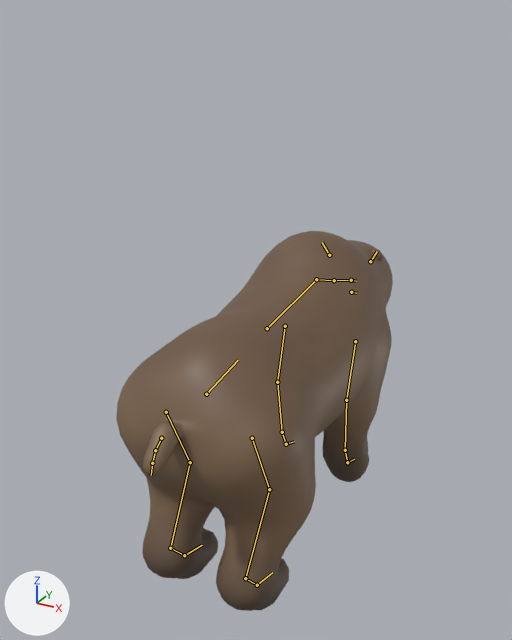
The glTF model game/assets/animals/bear.glb as it was, and as the next commit left it.
The view is the same before and after, from a camera (50 mm lens) standing at (1.33, -2.72, 2.35) and looking at (-0.12, -0.08, 1.03). The axes (+X, +Y, +Z) are drawn at lower left. The lights are the same throughout. The older version comes first. The bones that change, and the others that lie on the model, are drawn over the model as lines. Objects named as collision shapes, trigger or cutter boxes, shadow casters or lower levels of detail are left out.

Names of what the first picture shows: 'Body_lod0'.
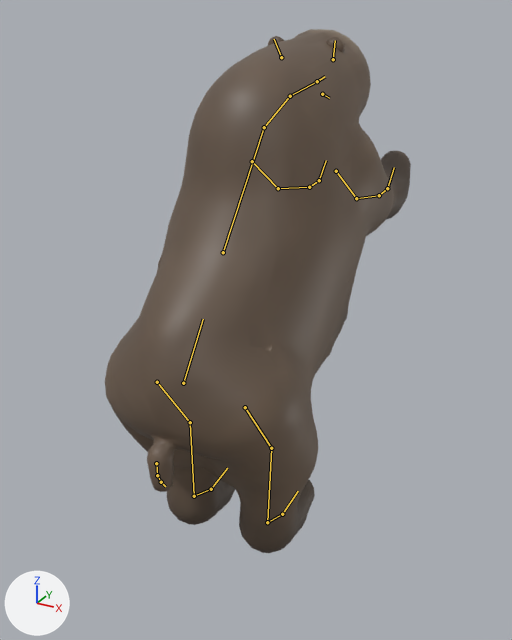
The newer file adds an action. The first version stands in its rest pose; the second is drawn at frame 18 of the action 'Threaten'.

Changed parts and their boxes [x1, y1, x2, y2] in the pictures (512 x 640 px):
'Body_lod0', posed (10% wider, 38% taller)
    before: [116, 231, 393, 611]
    after: [105, 29, 411, 553]
bone 'hips', root to tip
    before: (206, 394) to (238, 360)
    after: (183, 383) to (203, 319)
bone 'hind_upper.l', root to tip
    before: (166, 412) to (190, 462)
    after: (157, 382) to (190, 422)
bone 'hind_lower.l', root to tip
    before: (190, 462) to (170, 548)
    after: (190, 422) to (194, 496)
bone 'hind_upper.r', root to tip
    before: (252, 438) to (269, 489)
    after: (245, 407) to (271, 448)
bone 'hind_lower.r', root to tip
    before: (269, 489) to (245, 578)
    after: (271, 448) to (267, 522)
bone 'chest', root to tip
    before: (316, 279) to (334, 280)
    after: (264, 127) to (290, 96)
bone 'front_upper.l', root to tip
    before: (285, 326) to (277, 382)
    after: (252, 161) to (278, 188)
bone 'front_upper.r', root to tip
    before: (355, 341) to (346, 400)
    after: (336, 171) to (356, 198)
bone 'neck', root to tip
    before: (334, 280) to (351, 280)
    after: (290, 96) to (317, 81)
bone 'head', root to tip
    before: (351, 280) to (356, 281)
    after: (317, 81) to (325, 76)
bone 'ear.l', root to tip
    before: (329, 255) to (322, 242)
    after: (281, 57) to (274, 39)
bone 'ear.r', root to tip
    before: (370, 261) to (377, 251)
    after: (333, 59) to (335, 40)
bone 'jaw', root to tip
    before: (351, 292) to (356, 293)
    after: (322, 94) to (329, 98)
bone 'tail.1', root to tip
    before: (161, 438) to (155, 450)
    after: (156, 463) to (157, 475)

What the commit changed:
Bone 'hips' (bone_hips) moves from (0.0, 0.0, 0.0) to (0.0, -0.129, 0.142).
Bone 'hips' (bone_hips) turns from (0, 0, 0) to (46, 0, 0) degrees about its own x, y and z.
Bone 'hind_upper.l' (bone_hind_upper_l) turns from (0, 0, 0) to (-34, 0, 0) degrees about its own x, y and z.
Bone 'hind_lower.l' (bone_hind_lower_l) turns from (0, 0, 0) to (17, 0, 0) degrees about its own x, y and z.
Bone 'hind_upper.r' (bone_hind_upper_r) turns from (0, 0, 0) to (-34, 0, 0) degrees about its own x, y and z.
Bone 'hind_lower.r' (bone_hind_lower_r) turns from (0, 0, 0) to (17, 0, 0) degrees about its own x, y and z.
Bone 'chest' (bone_chest) turns from (0, 0, 0) to (-3, 0, 0) degrees about its own x, y and z.
Bone 'front_upper.l' (bone_front_upper_l) turns from (0, 0, 0) to (29, 0, 0) degrees about its own x, y and z.
Bone 'front_upper.r' (bone_front_upper_r) turns from (0, 0, 0) to (29, 0, 0) degrees about its own x, y and z.
Bone 'neck' (bone_neck) turns from (0, 0, 0) to (-17, 0, 0) degrees about its own x, y and z.
Bone 'head' (bone_head) turns from (0, 0, 0) to (6, 0, -2) degrees about its own x, y and z.
Bone 'ear.l' (bone_ear_l) turns from (0, 0, 0) to (23, 0, 17) degrees about its own x, y and z.
Bone 'ear.r' (bone_ear_r) turns from (0, 0, 0) to (23, 0, -17) degrees about its own x, y and z.
Bone 'jaw' (bone_jaw) turns from (0, 0, 0) to (-26, 0, 0) degrees about its own x, y and z.
Bone 'tail.1' (bone_tail_1) turns from (0, 0, 0) to (-6, 0, 0) degrees about its own x, y and z.
